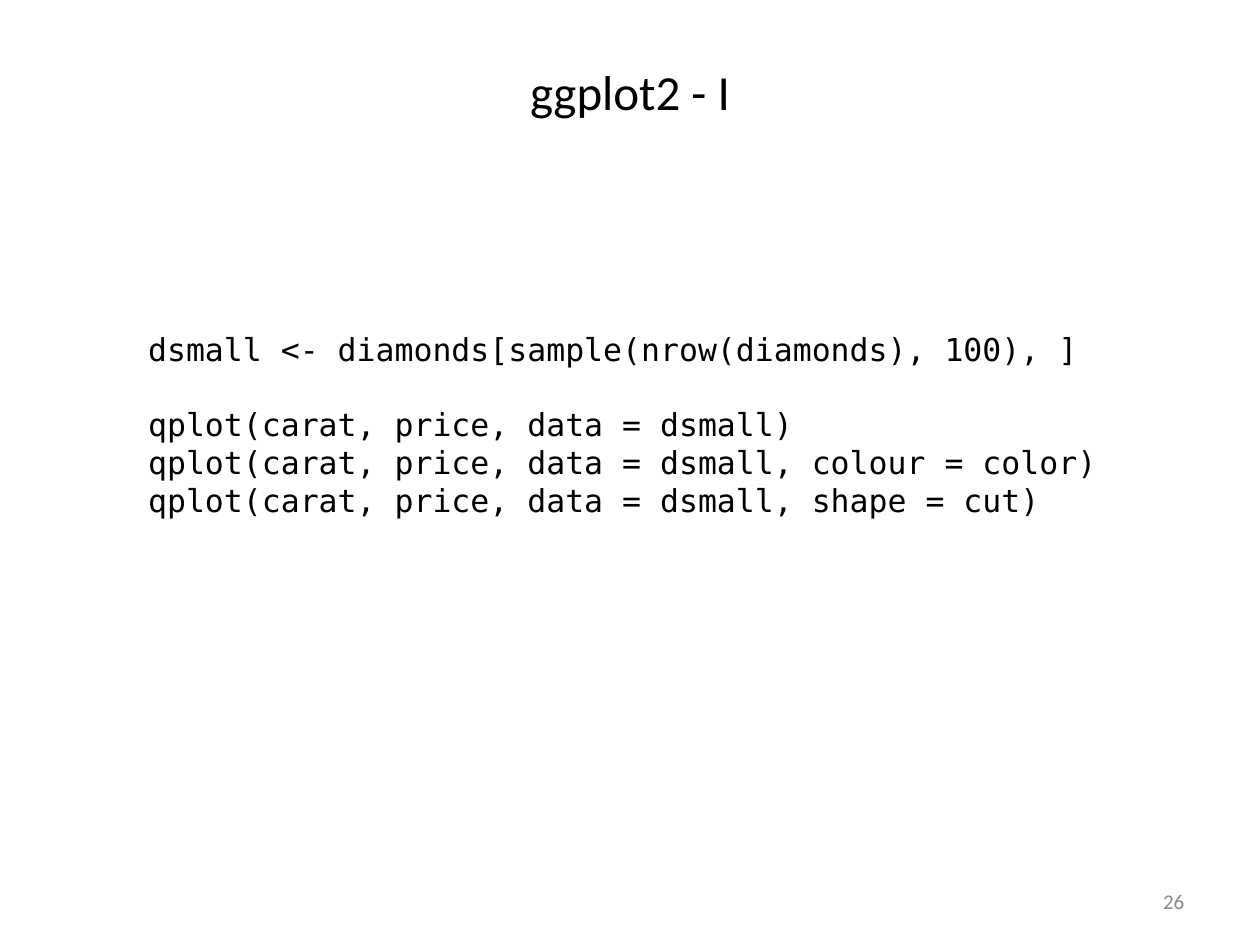
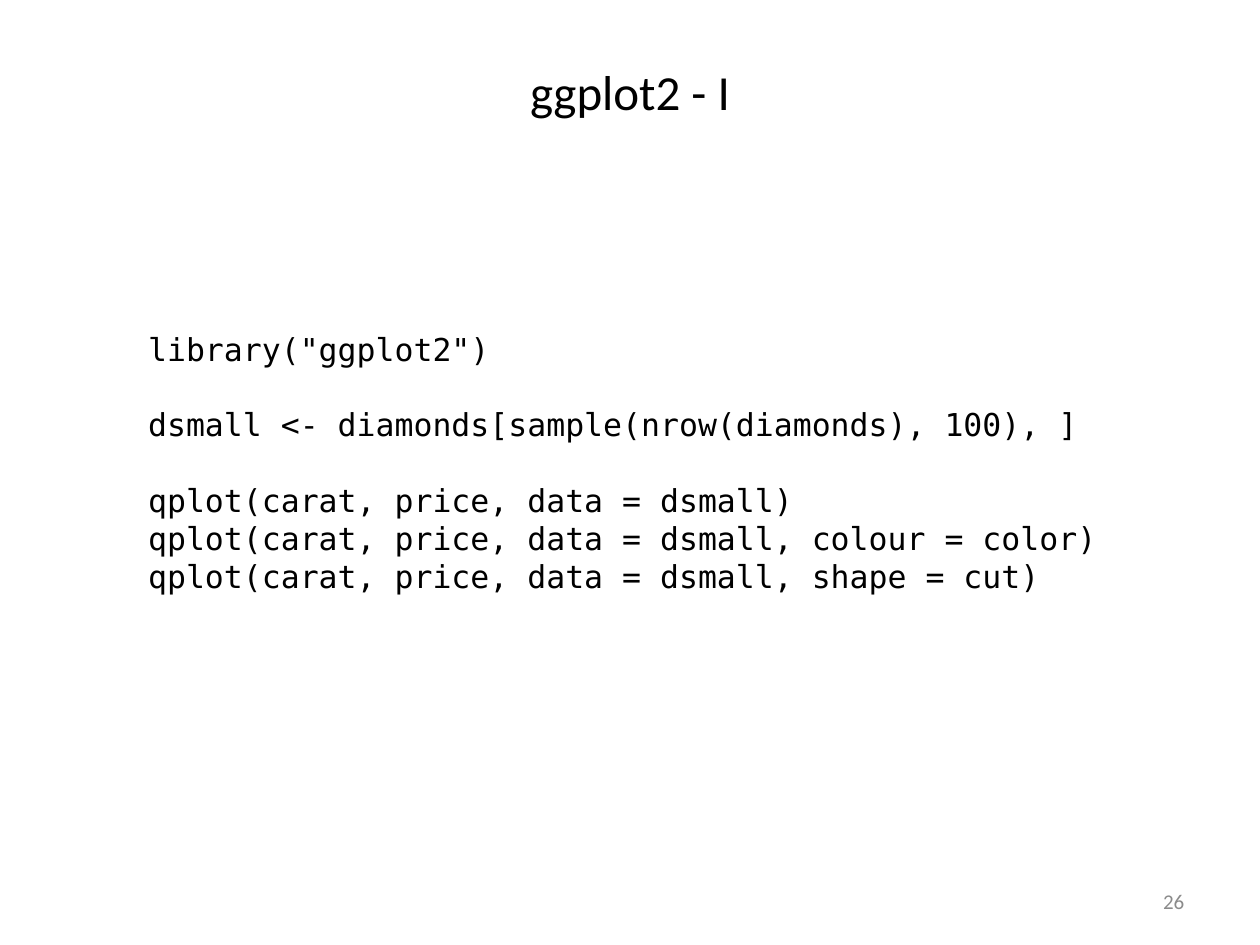
Before and after one commit to liu3zhenlab/teaching, a slide deck: slide 26 of PLPTH813Bioinformatis/2021/labs/lab03_R.pptx. Drawn at 1260x945 pixels with LibreOffice and Linux fonts; fonts in the diff are those of the drawing. Boxes give left, top, right and bottom in pixels: in the first picture for what was removed or moved away, otherwise in the second. Text is boxed around its words. In the diff, an @@ line names an element or a change of style, - is before the commit and + after.

```diff
--- a/PLPTH813Bioinformatis/2021/labs/lab03_R.pptx
+++ b/PLPTH813Bioinformatis/2021/labs/lab03_R.pptx
@@ text at <box>148,337,489,368</box>: paragraph added @@
+library("ggplot2")
```
Also in this commit, not shown: 2 other slides changed, 2 slides added, 1 other file.
